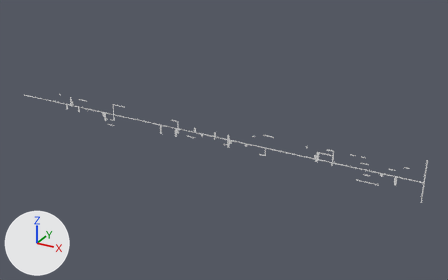
An edit to the OBJ model Assets/Tiled2Unity/Meshes/Pietro_Facile_3_Mondo2.obj, drawn before and after from the same camera.
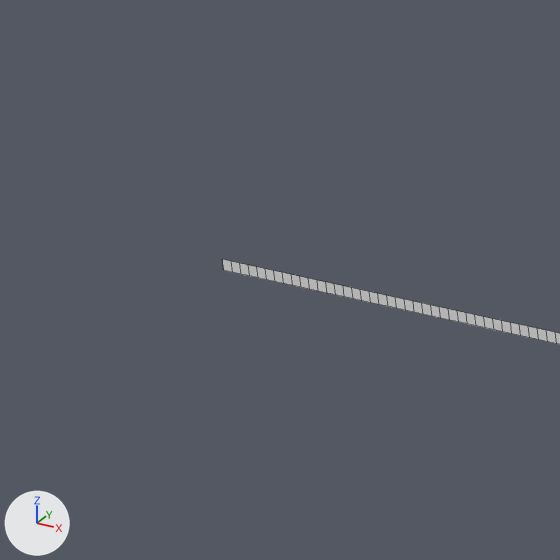
There are two pictures of each version: one whole from a camera (50 mm lens) standing at (33.8, -217.2, 98.6) and looking at (-88.7, 5.6, -12.8), one close up on the part from 1% to 12% of the width and 26% to 43% of the height. Every picture has the same lights, and +X, +Y and +Z are marked at lower left. The close-ups show mesh edges as thin lines. Where no turn or scale is listed for an object, it has been applied to the vertices.

The first close-up shows 'Pietro_Facile_3_Mondo2'.
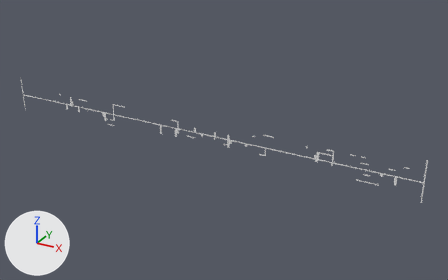
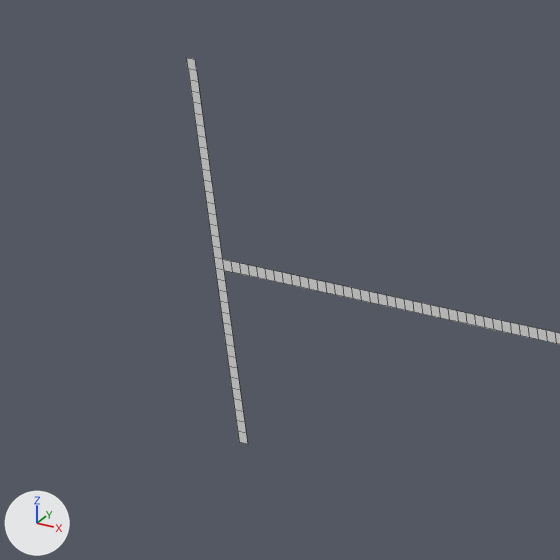
What the commit changed:
me_pietro_facile_3_mondo2 is used by ob_pietro_facile_3_mondo2; location (0.0, 0.0, 0.0).
me_pietro_facile_3_mondo2 had 1562 vertices, 827 faces and spanned x -204.0..0.0, y 0.0, z -18.0..0.0.
me_pietro_facile_3_mondo2 now has 1632 vertices, 862 faces and spans x -205.0..0.0, y 0.0, z -18.0..0.0.
Part 1, on me_pietro_facile_3_mondo2:
2 faces are deleted.
70 vertices are added at x -205.0..-204.0, y 0.0, z -18.0..0.0.
37 new faces join them.

Pixel boxes (x1, y1, x2, y2) of what changed, in the close-ups (560 x 560 px):
'Pietro_Facile_3_Mondo2', reshaped: before (223, 260, 560, 344); after (187, 58, 560, 444)
part 1 of me_pietro_facile_3_mondo2, built on: before (223, 260, 241, 274); after (187, 58, 248, 444)
